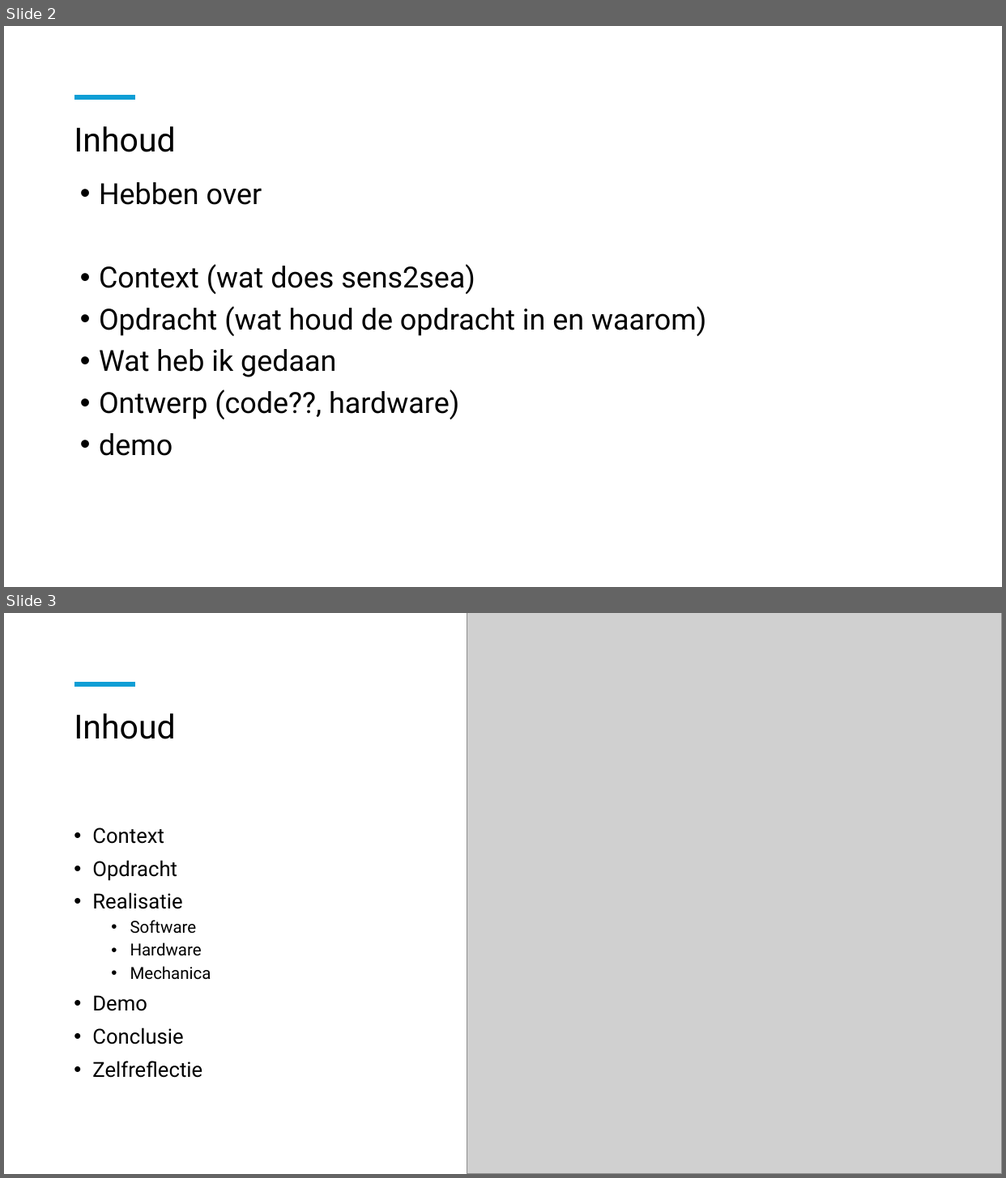
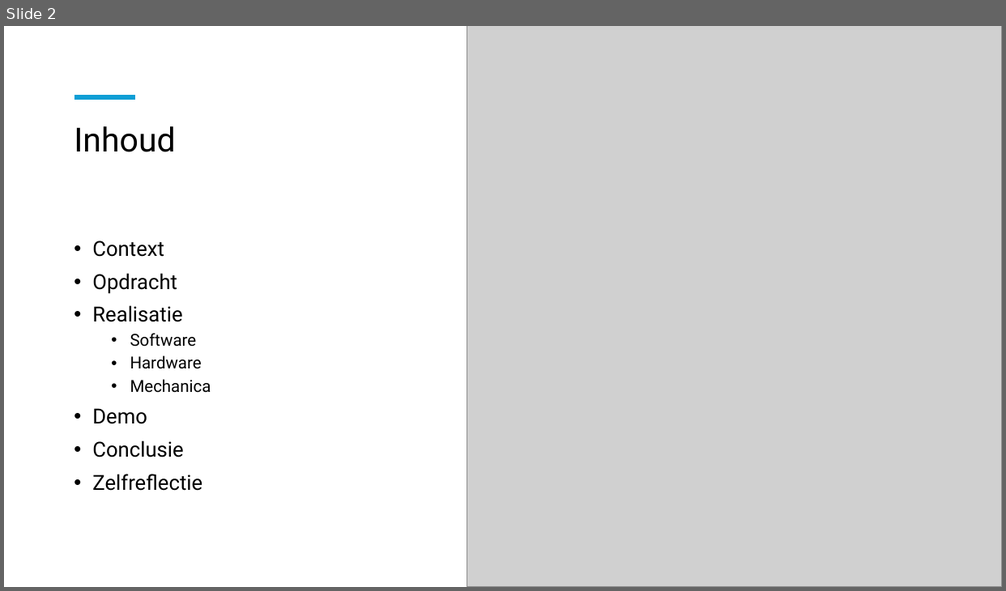
Before and after one commit to OlafGoud/Freesbank, a slide deck: documentatie/Presentaties/95presentatie.pptx. Shown one above the other, each under a label of ours: slides 2 and 3 before the commit, slide 2 after it. The pictures are 1006x1178 and 1006x591 pixels, drawn with LibreOffice and Linux fonts; fonts in the diff are those of the drawing; grey boxes stand for pictures. Boxes give left, top, right and bottom in pixels: in the first picture for what was removed or moved away, otherwise in the second. Text is boxed around its words. In the diff, an @@ line names an element or a change of style, - is before the commit and + after.

```diff
--- a/documentatie/Presentaties/95presentatie.pptx
+++ b/documentatie/Presentaties/95presentatie.pptx
@@ slide 2 removed at (4,26,1002,587), background #FFFFFF @@
@@ line removed from (75, 97) to (135, 97) @@
@@ title removed at (74,126,176,152) @@
-Inhoud
@@ text removed at (99,182,706,456) @@
-• Hebben over
-• Context (wat does sens2sea)
-• Opdracht (wat houd de opdracht in en waarom)
-• Wat heb ik gedaan
-• Ontwerp (code??, hardware)
-• demo
@@ what was slide 3 is now slide 2 @@
```
Also in this commit, not shown: 1 slide changed, 6 other files.
